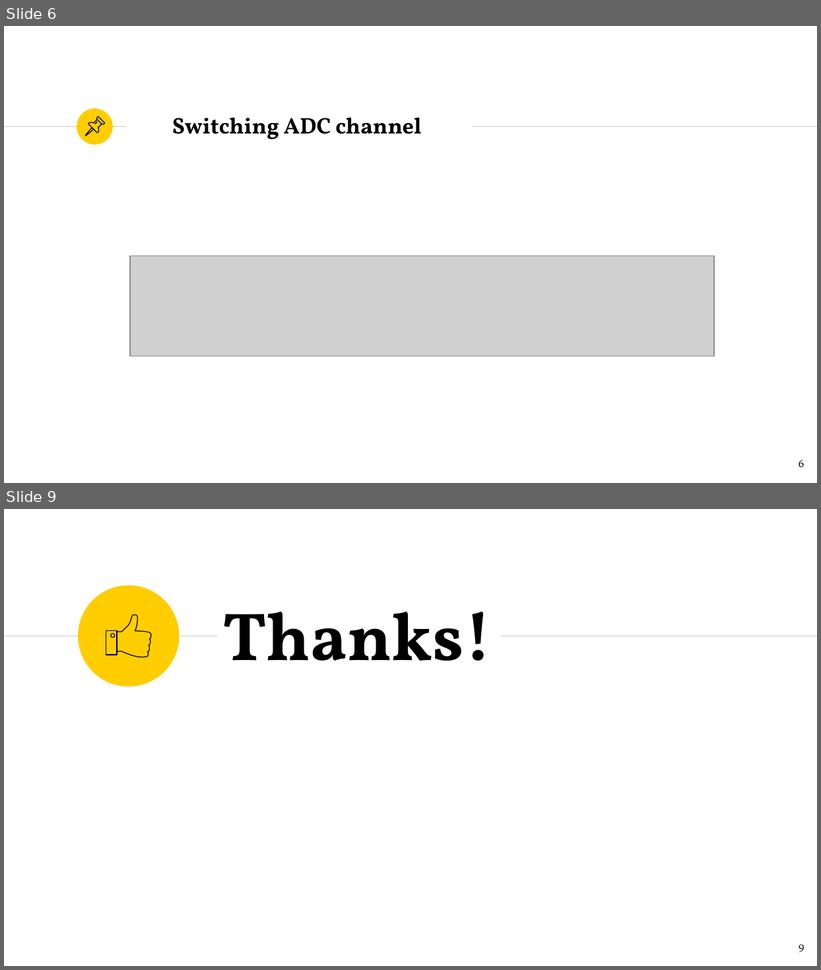
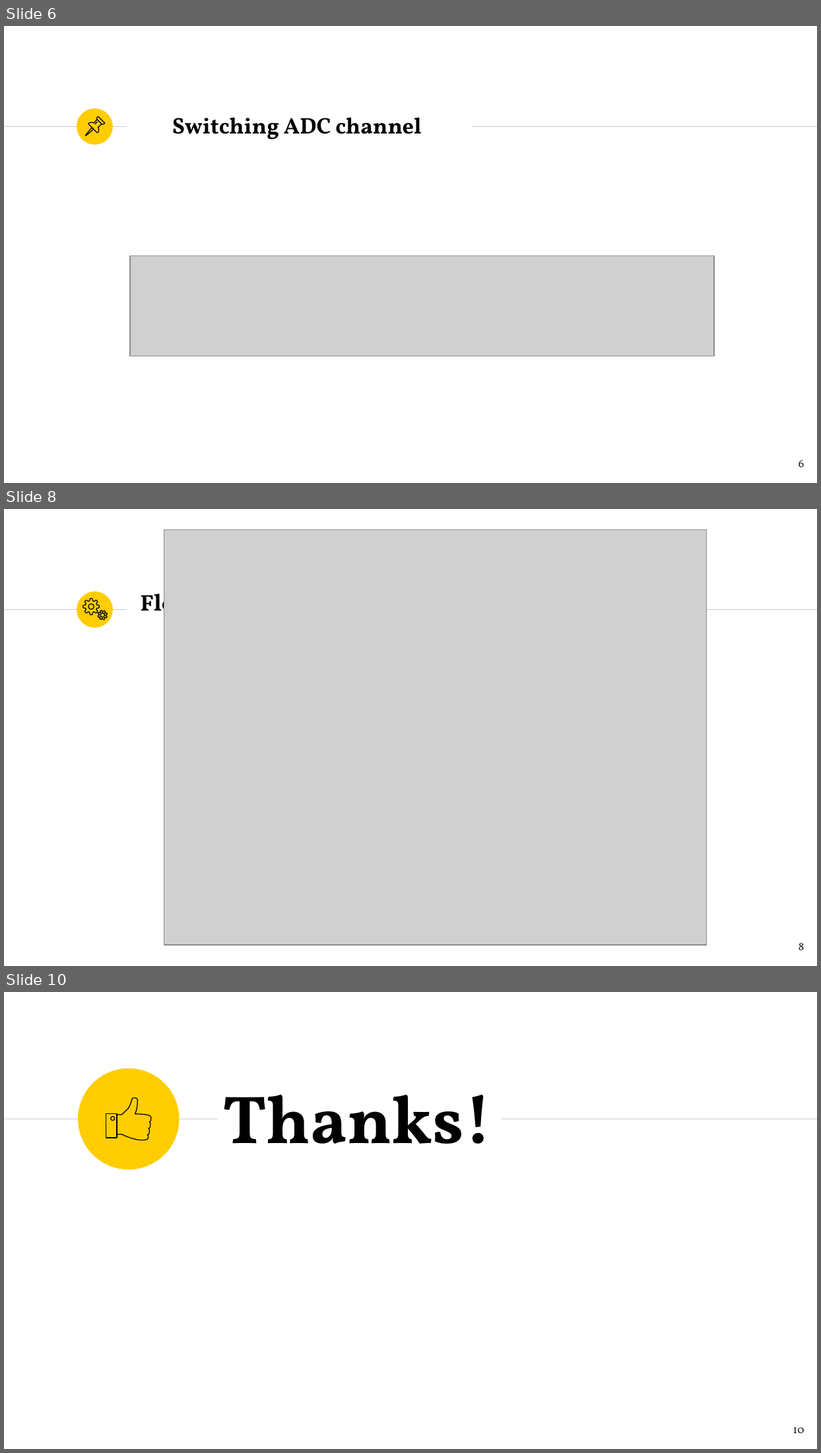
Before and after one commit to alaaelkhateeb/AMITGradProject-GloveForDeaf, a slide deck: presentation.pptx. Shown one above the other, each under a label of ours: slides 6 and 9 before the commit, slides 6, 8 and 10 after it; the slides between them are not shown. The pictures are 821x970 and 821x1453 pixels, drawn with LibreOffice and Linux fonts; fonts in the diff are those of the drawing; grey boxes stand for pictures. Boxes give left, top, right and bottom in pixels: in the first picture for what was removed or moved away, otherwise in the second. Text is boxed around its words. In the diff, an @@ line names an element or a change of style, - is before the commit and + after.

Commit message:
Presentation Slides

```diff
--- a/presentation.pptx
+++ b/presentation.pptx
@@ slide 8 added at (x1=4, y1=509, x2=817, y2=966), background #FFFFFF; not listed: 3 template elements that a slide beside it also shows @@
@@ picture added at (x1=164, y1=530, x2=706, y2=946) @@
@@ freeform shape added at (x1=83, y1=599, x2=99, y2=615), outline #000000 0.75 pt @@
@@ title added at (x1=141, y1=588, x2=252, y2=623), 21 pt, text #000000, bold @@
+Flowchart
@@ freeform shape added at (x1=98, y1=611, x2=107, y2=620), outline #000000 0.75 pt @@
@@ page number added at (x1=799, y1=943, x2=805, y2=951), 10 pt, text #1D1D1B @@
+8
@@ what was slide 9 is now slide 10 @@
@@ page number at (x1=793, y1=1428, x2=805, y2=1434): text changed @@
-9
+10
```
Also in this commit, not shown: 3 slides changed, 6 other files.
